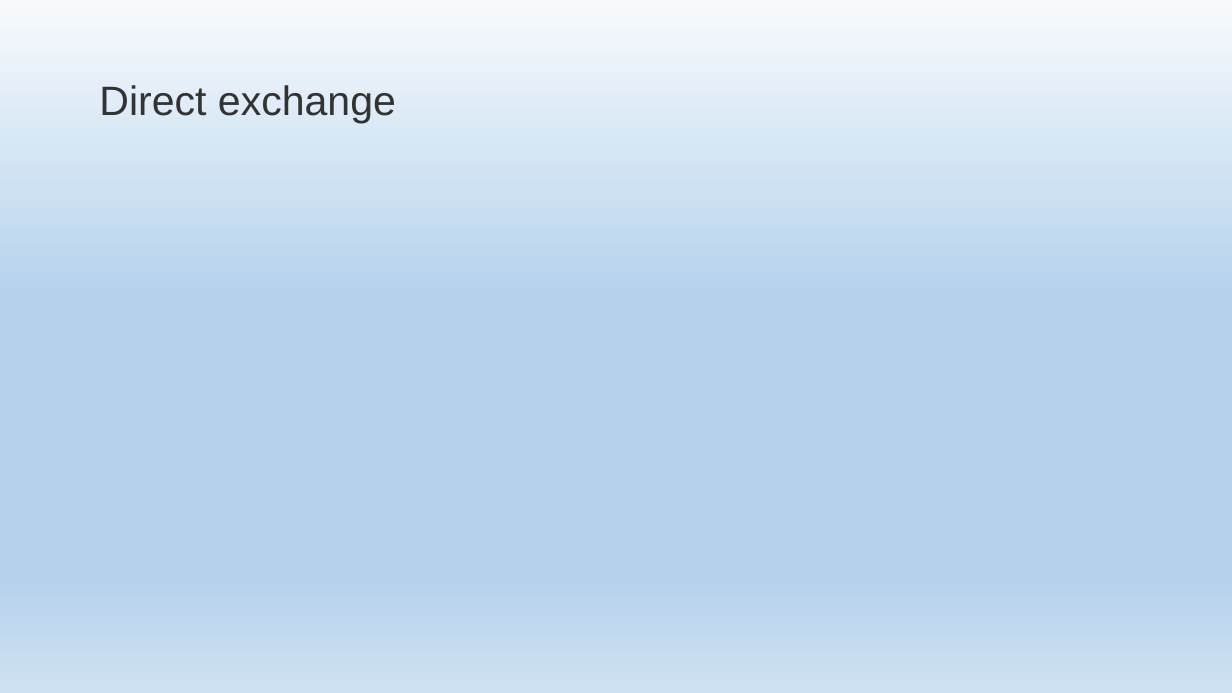
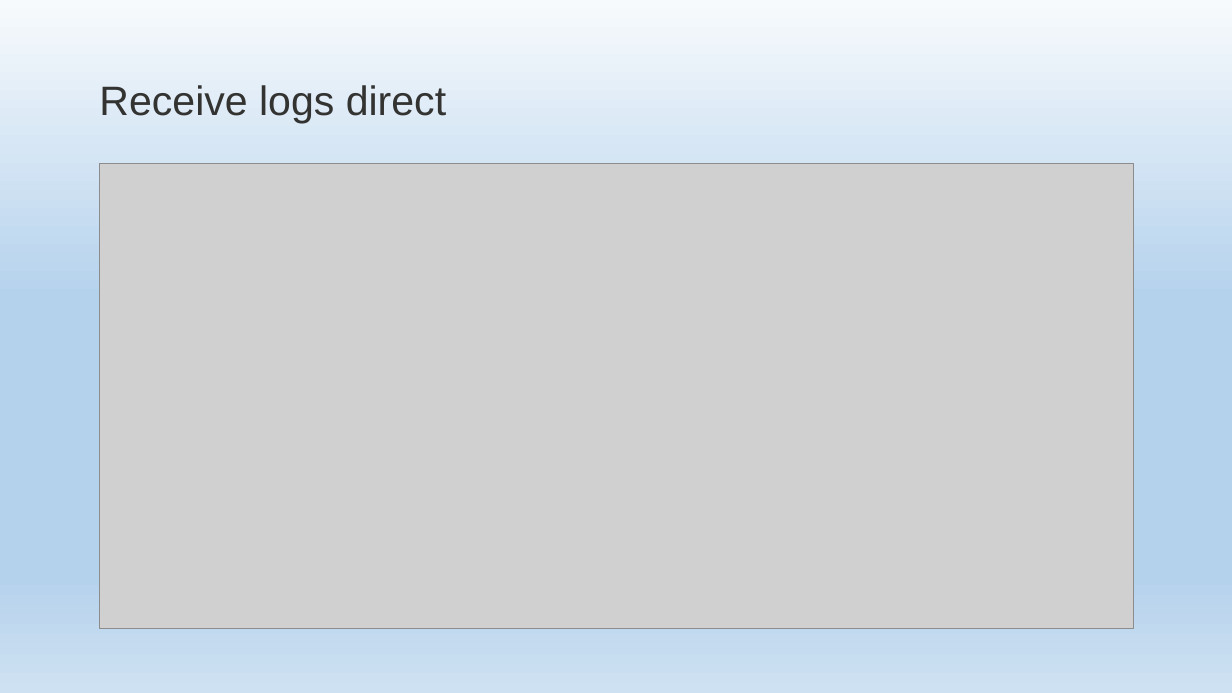
Before and after one commit to EPilyaev/RabbitMQNetCore, a slide deck: slide 42 of RabbitMQNetCore.pptm. Drawn at 1232x693 pixels with LibreOffice and Linux fonts; fonts in the diff are those of the drawing; grey boxes stand for pictures; background and template pictures are left out. Boxes give left, top, right and bottom in pixels: in the first picture for what was removed or moved away, otherwise in the second. Text is boxed around its words. In the diff, an @@ line names an element or a change of style, - is before the commit and + after.

Commit message:
Add receive logs slides

```diff
--- a/RabbitMQNetCore.pptm
+++ b/RabbitMQNetCore.pptm
@@ title at <box>99,85,446,123</box>: text changed @@
-Direct exchange
+Receive logs direct
@@ picture added at <box>99,164,1133,628</box> @@
```
Also in this commit, not shown: 1 other slide changed, 3 slides added, 2 other files.
